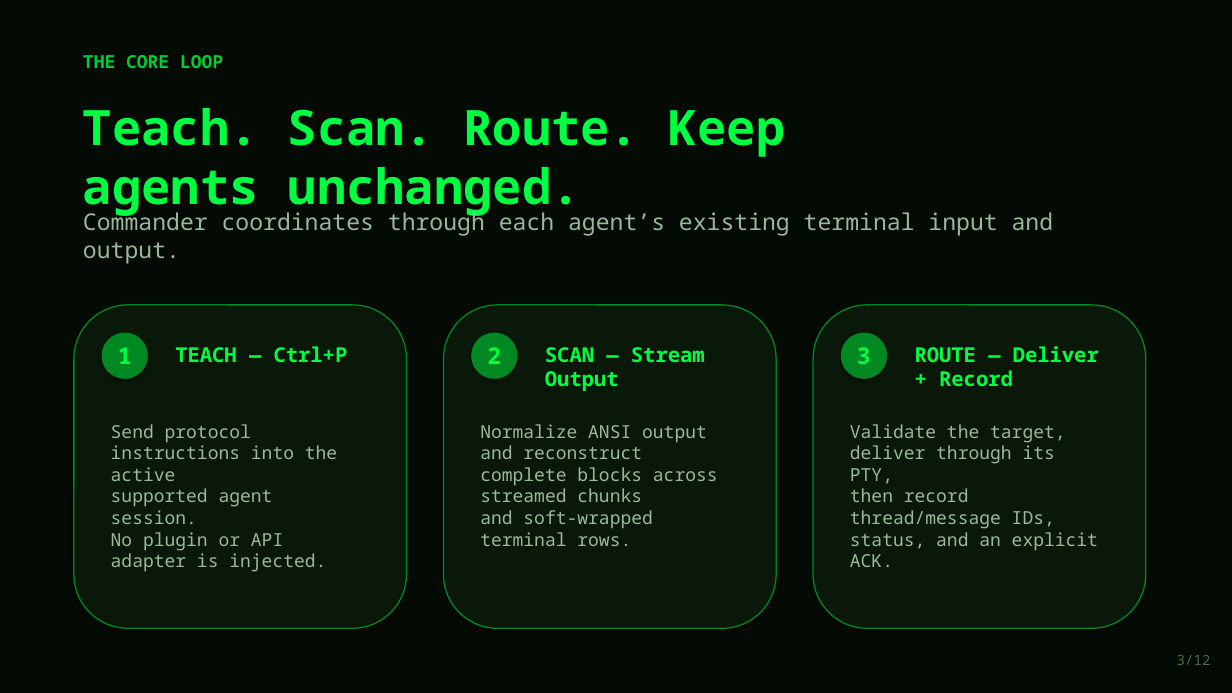
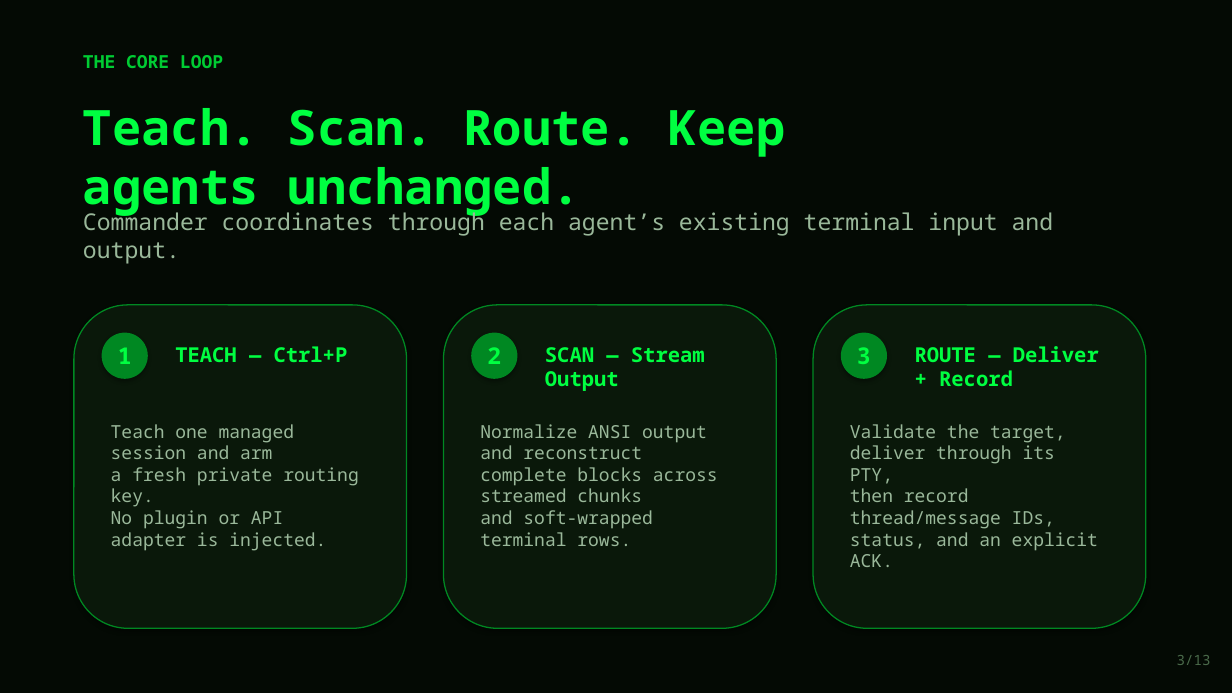
Before and after one commit to lech-kalinowski/agents-commander, a slide deck: slide 3 of presentation/Agents_Commander_Protocol.pptx. Drawn at 1232x693 pixels with LibreOffice and Linux fonts; fonts in the diff are those of the drawing. Boxes give left, top, right and bottom in pixels: in the first picture for what was removed or moved away, otherwise in the second. Text is boxed around its words. In the diff, an @@ line names an element or a change of style, - is before the commit and + after.

```diff
--- a/presentation/Agents_Commander_Protocol.pptx
+++ b/presentation/Agents_Commander_Protocol.pptx
@@ text at [111,424,359,551]: text changed @@
-Send protocol instructions into the active
-supported agent session.
-No plugin or API adapter is injected.
+Teach one managed session and arm
+a fresh private routing key.
+No plugin or API adapter is injected.
@@ text at [1177,655,1211,665]: text changed @@
-3/12
+3/13
```
Also in this commit, not shown: 10 other slides changed, 2 slides added, 1 slide removed, 1 other file.
